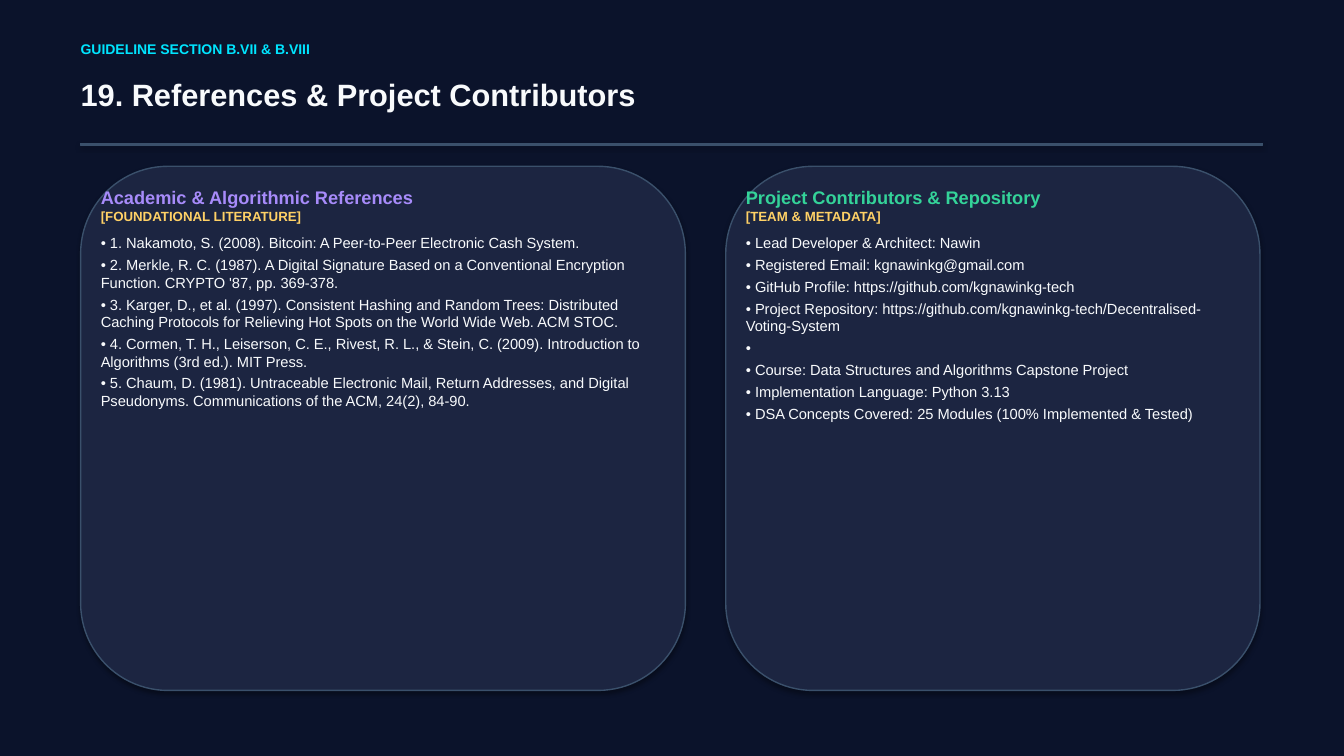
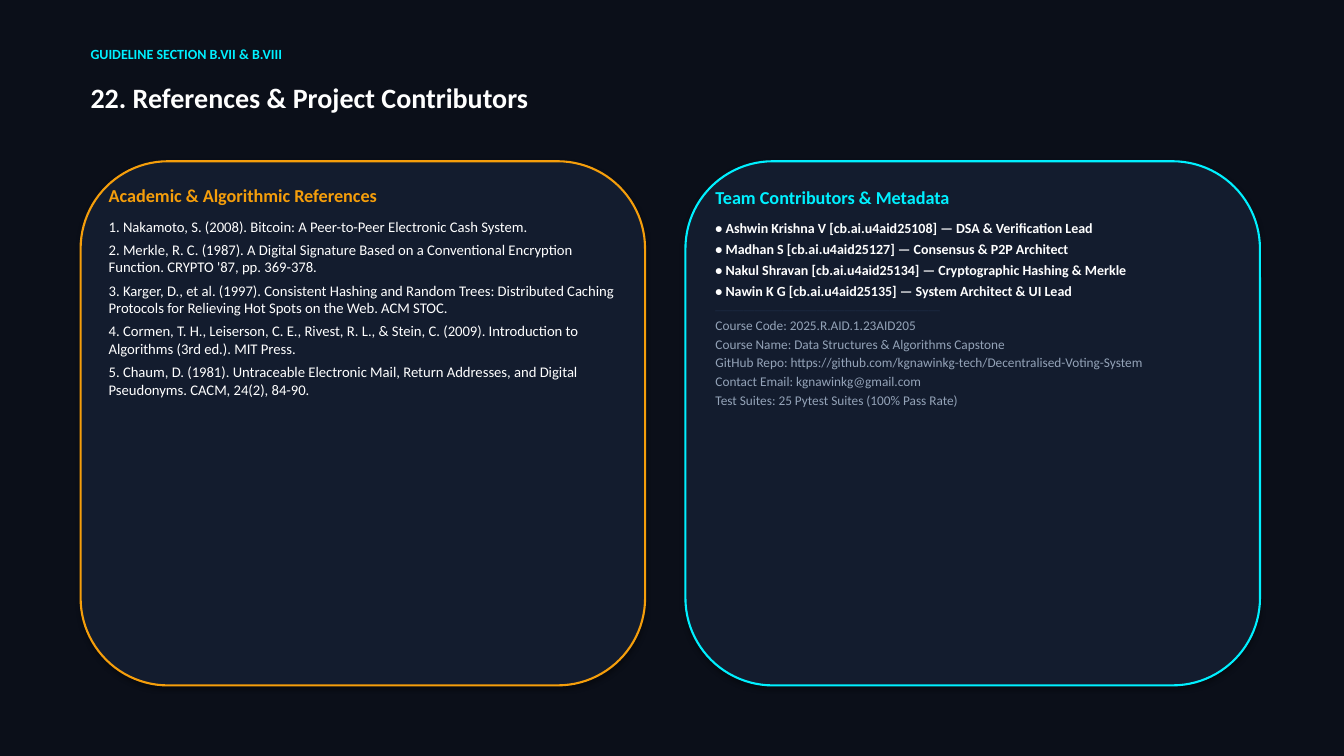
Before and after one commit to kgnawinkg-tech/Decentralised-Voting-System, a slide deck: slide 23 of Decentralized_Blockchain_Voting_System_DSA.pptx (slide 20 before the commit). Drawn at 1344x756 pixels with LibreOffice and Linux fonts; fonts in the diff are those of the drawing. Boxes give left, top, right and bottom in pixels: in the first picture for what was removed or moved away, otherwise in the second. Text is boxed around its words. In the diff, an @@ line names an element or a change of style, - is before the commit and + after.

Commit message:
docs: generate 23-slide academic DSA presentation with high-res methodology diagrams

```diff
--- a/Decentralized_Blockchain_Voting_System_DSA.pptx
+++ b/Decentralized_Blockchain_Voting_System_DSA.pptx
@@ background #0B132B to #0B0F19 @@
@@ text "GUIDELINE SECTION B.VII & B.VIII" at bbox=[91, 50, 282, 59]: font Arial to Calibri, text colour #00E5FF to #00F0FF @@
@@ text at bbox=[91, 88, 528, 113]: text changed; size 22 to 20 pt; font Arial to Calibri; text colour #F8FAFC to #FFFFFF @@
-19. References & Project Contributors
+22. References & Project Contributors
@@ rectangle removed at bbox=[81, 143, 1263, 145] @@
@@ rounded rectangle: place and size @@
-rounded rectangle at bbox=[81, 166, 686, 691]
+rounded rectangle at bbox=[81, 161, 645, 686]
@@ rounded rectangle at bbox=[81, 161, 645, 686]: fill #1C2541 to #131C2E; outline #3A506B 1 pt to #F59E0B 1.5 pt @@
@@ text "Academic & Algorithmic References": place and size @@
-text "Academic & Algorithmic References" at bbox=[101, 190, 640, 409]
+text "Academic & Algorithmic References" at bbox=[109, 189, 614, 398]
@@ rounded rectangle: place and size @@
-rounded rectangle at bbox=[726, 166, 1260, 691]
+rounded rectangle at bbox=[686, 161, 1260, 686]
@@ rounded rectangle at bbox=[686, 161, 1260, 686]: fill #1C2541 to #131C2E; outline #3A506B 1 pt to #00F0FF 1.5 pt @@
@@ text at bbox=[109, 189, 377, 205]: font Arial to Calibri, text colour #A78BFA to #F59E0B in "Academic & Algorithmic References"; more space between paragraphs @@
@@ text at bbox=[715, 191, 1143, 407]: text changed; size 10.5 to 9.5 pt; font Arial to Calibri; text colour #F8FAFC to #94A3B8 @@
-Project Contributors & Repository
-[TEAM & METADATA]
-• Lead Developer & Architect: Nawin
-• Registered Email: kgnawinkg@gmail.com
-• GitHub Profile: https://github.com/kgnawinkg-tech
-• Project Repository: https://github.com/kgnawinkg-tech/Decentralised-Voting-System
-•
-• Course: Data Structures and Algorithms Capstone Project
-• Implementation Language: Python 3.13
-• DSA Concepts Covered: 25 Modules (100% Implemented & Tested)
+Team Contributors & Metadata
+• Ashwin Krishna V [cb.ai.u4aid25108] — DSA & Verification Lead
+• Madhan S [cb.ai.u4aid25127] — Consensus & P2P Architect
+• Nakul Shravan [cb.ai.u4aid25134] — Cryptographic Hashing & Merkle
+• Nawin K G [cb.ai.u4aid25135] — System Architect & UI Lead
+────────────────────────────────────────
+Course Code: 2025.R.AID.1.23AID205
+Course Name: Data Structures & Algorithms Capstone
+GitHub Repo: https://github.com/kgnawinkg-tech/Decentralised-Voting-System
+Contact Email: kgnawinkg@gmail.com
+Test Suites: 25 Pytest Suites (100% Pass Rate)
@@ text at bbox=[109, 221, 614, 398]: text changed; font Arial to Calibri; text colour #F8FAFC to #FFFFFF @@
-[FOUNDATIONAL LITERATURE]
-• 1. Nakamoto, S. (2008). Bitcoin: A Peer-to-Peer Electronic Cash System.
-• 2. Merkle, R. C. (1987). A Digital Signature Based on a Conventional Encryption Function. CRYPTO '87, pp. 369-378.
-• 3. Karger, D., et al. (1997). Consistent Hashing and Random Trees: Distributed Caching Protocols for Relieving Hot Spots on the World Wide Web. ACM STOC.
-• 4. Cormen, T. H., Leiserson, C. E., Rivest, R. L., & Stein, C. (2009). Introduction to Algorithms (3rd ed.). MIT Press.
-• 5. Chaum, D. (1981). Untraceable Electronic Mail, Return Addresses, and Digital Pseudonyms. Communications of the ACM, 24(2), 84-90.
+1. Nakamoto, S. (2008). Bitcoin: A Peer-to-Peer Electronic Cash System.
+2. Merkle, R. C. (1987). A Digital Signature Based on a Conventional Encryption Function. CRYPTO '87, pp. 369-378.
+3. Karger, D., et al. (1997). Consistent Hashing and Random Trees: Distributed Caching Protocols for Relieving Hot Spots on the Web. ACM STOC.
+4. Cormen, T. H., Leiserson, C. E., Rivest, R. L., & Stein, C. (2009). Introduction to Algorithms (3rd ed.). MIT Press.
+5. Chaum, D. (1981). Untraceable Electronic Mail, Return Addresses, and Digital Pseudonyms. CACM, 24(2), 84-90.
```
Also in this commit, not shown: 6 other slides changed, 16 slides added, 13 slides removed, 10 other files.
